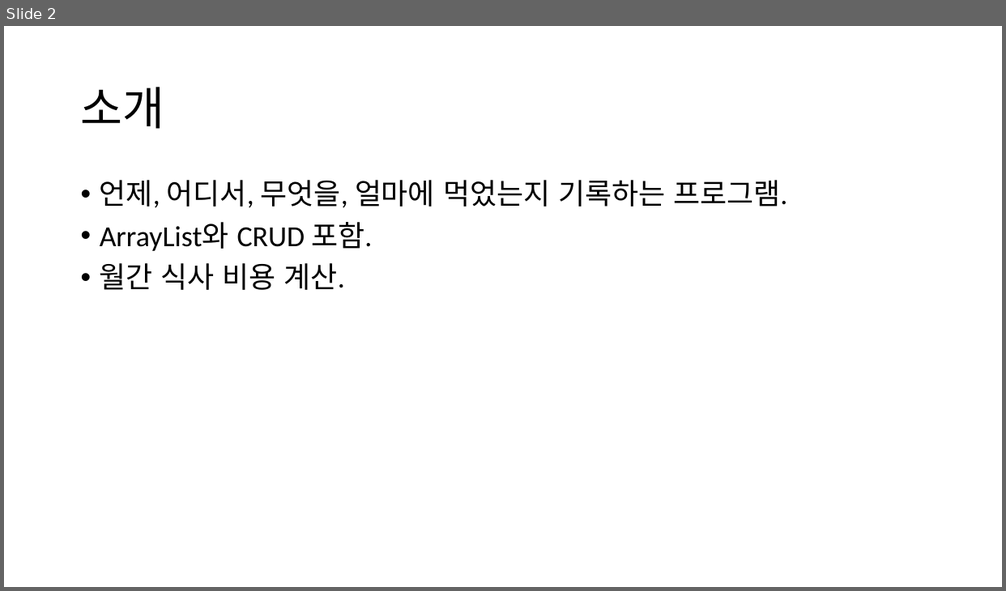
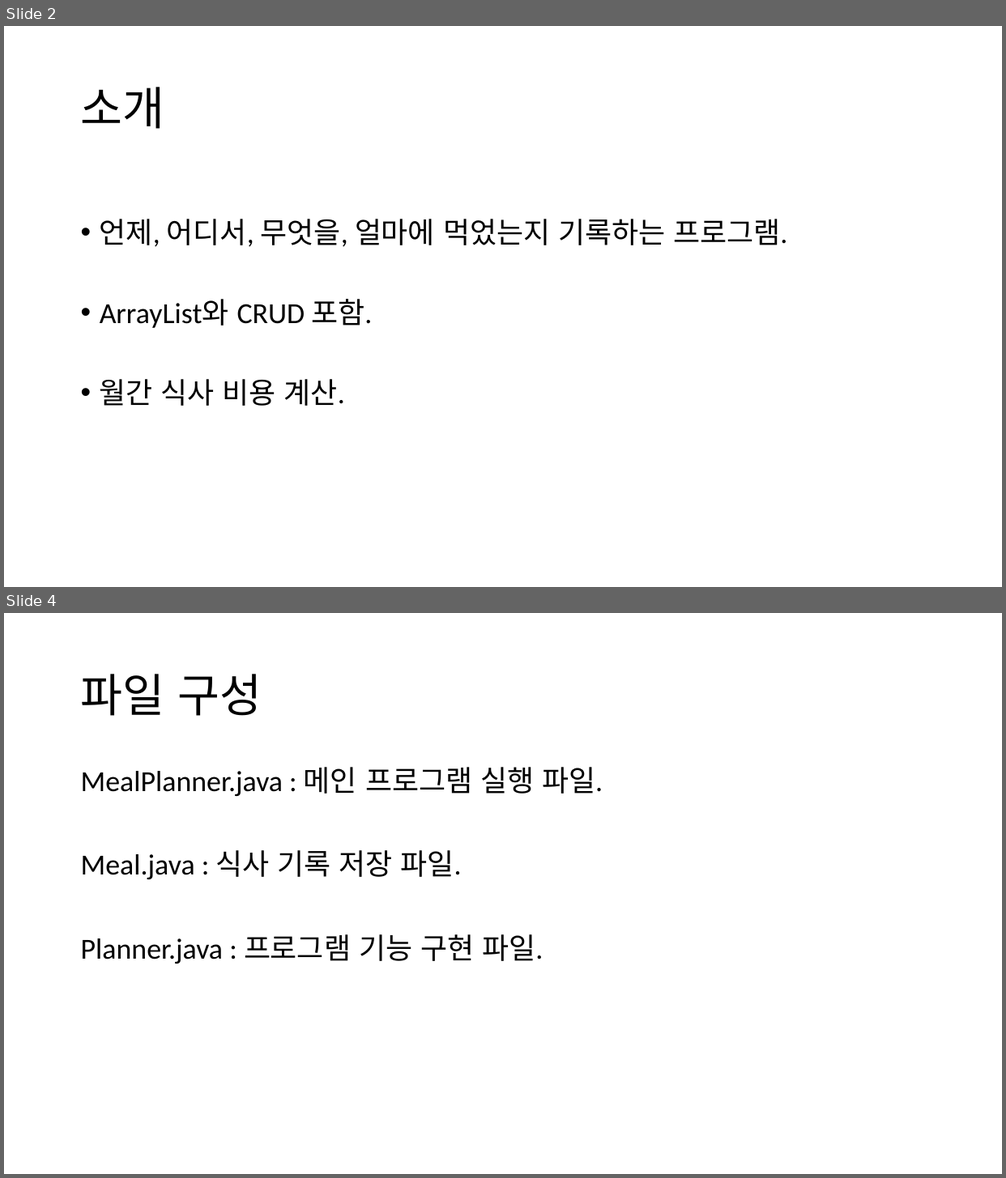
Before and after one commit to yesuel04/my_backend, a slide deck: vsJava/java/src/project/식사 기록 프로그램.pptx. Shown one above the other, each under a label of ours: slide 2 before the commit, slides 2 and 4 after it; the slides between them are not shown. The pictures are 1006x591 and 1006x1178 pixels, drawn with LibreOffice and Linux fonts; fonts in the diff are those of the drawing. Boxes give left, top, right and bottom in pixels: in the first picture for what was removed or moved away, otherwise in the second. Text is boxed around its words. In the diff, an @@ line names an element or a change of style, - is before the commit and + after.

```diff
--- a/vsJava/java/src/project/식사 기록 프로그램.pptx
+++ b/vsJava/java/src/project/식사 기록 프로그램.pptx
@@ slide 4 added at (4, 613, 1002, 1174), background #FFFFFF @@
@@ title added at (81, 674, 262, 716), 44 pt, text #000000 @@
+파일 구성
@@ text added at (81, 767, 603, 964), 28 pt, text #000000 @@
+MealPlanner.java : 메인 프로그램 실행 파일.
+Meal.java : 식사 기록 저장 파일.
+Planner.java : 프로그램 기능 구현 파일.
@@ slide 2 changed as well @@
@@ text "언제, 어디서, 무엇을, 얼마에 먹었는지 ..." at (100, 219, 787, 406): line spacing 0.9 to 2 @@
```
Also in this commit, not shown: 2 other slides changed, 32 other files.
